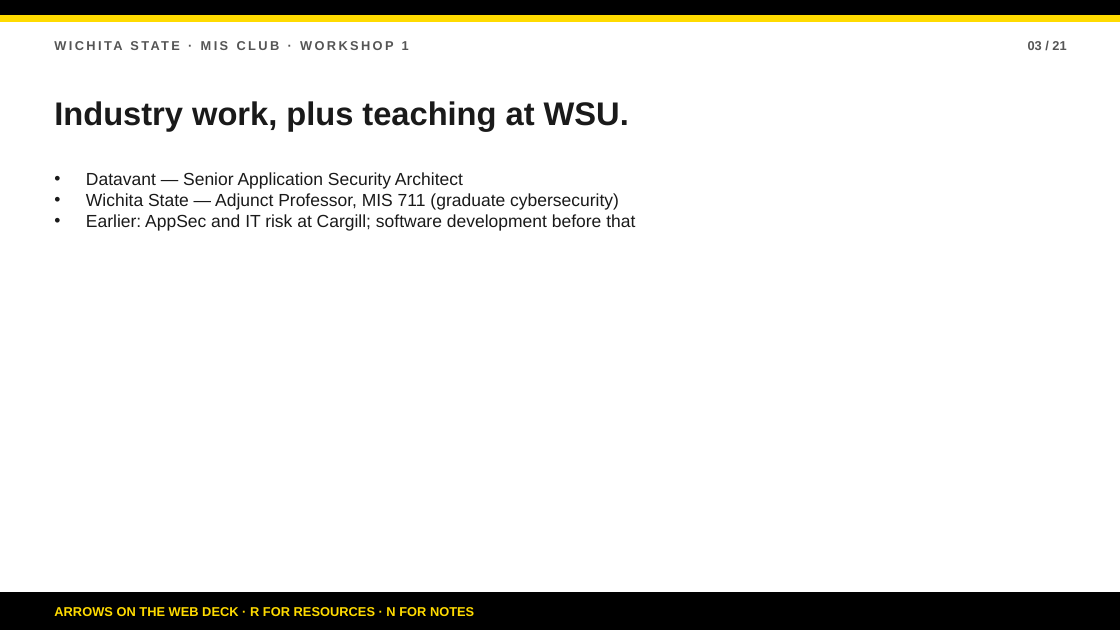
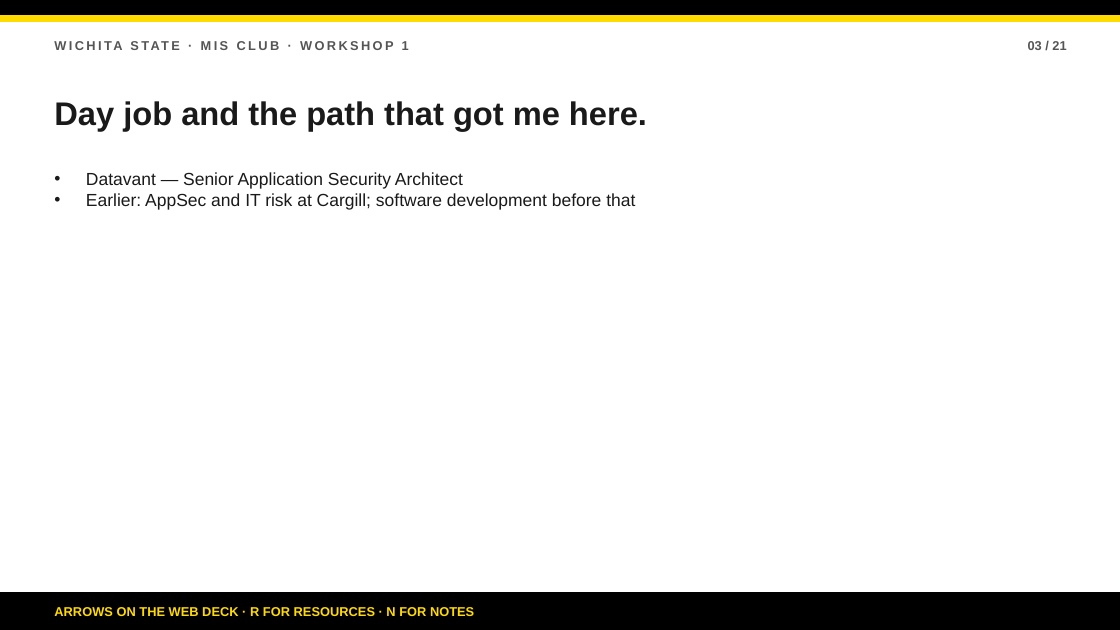
Before and after one commit to bsbcyber/workshop-site, a slide deck: slide 3 of downloads/workshop-1-presentation.pptx. Drawn at 1120x630 pixels with LibreOffice and Linux fonts; fonts in the diff are those of the drawing. Boxes give left, top, right and bottom in pixels: in the first picture for what was removed or moved away, otherwise in the second. Text is boxed around its words. In the diff, an @@ line names an element or a change of style, - is before the commit and + after.

Commit message:
Deck: drop Adjunct Professor from about-me slide

```diff
--- a/downloads/workshop-1-presentation.pptx
+++ b/downloads/workshop-1-presentation.pptx
@@ text at bbox=[54, 101, 647, 130]: text changed @@
-Industry work, plus teaching at WSU.
+Day job and the path that got me here.
@@ text at bbox=[86, 193, 619, 210]: paragraph removed @@
-• Wichita State — Adjunct Professor, MIS 711 (graduate cybersecurity)
```
Also in this commit, not shown: 1 other file.
